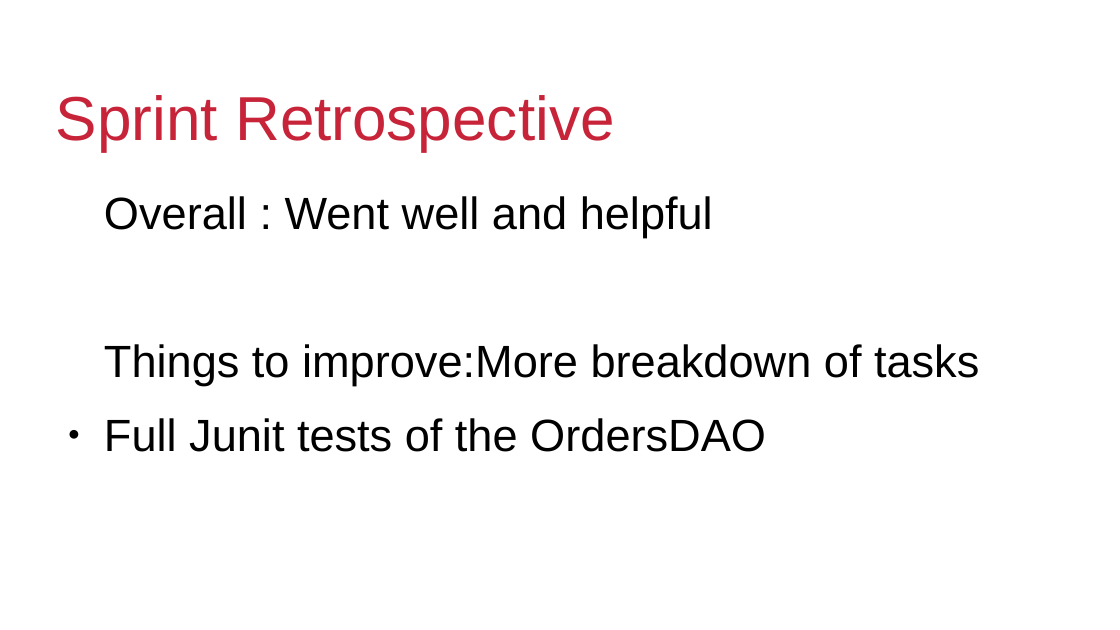
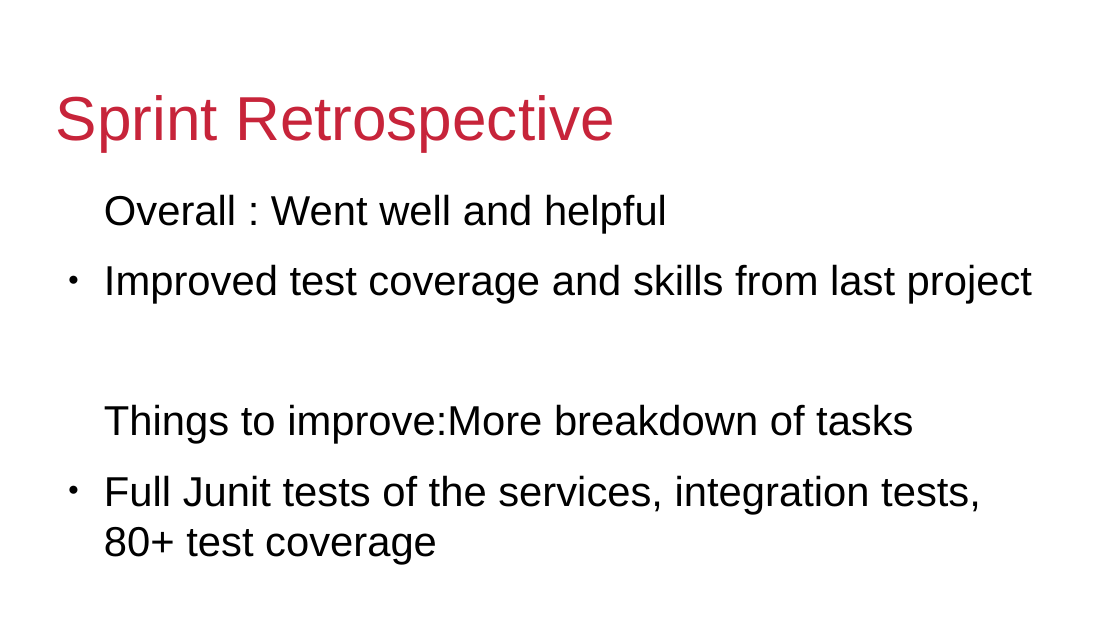
Before and after one commit to SehunB-QA/TDL-Assignment, a slide deck: slide 18 of TDL-Assignment-Documentation/Presentation/TDL Assignment Presentation.odp (slide 22 before the commit). Drawn at 1120x630 pixels with LibreOffice and Linux fonts; fonts in the diff are those of the drawing; background and template pictures are left out. Boxes give left, top, right and bottom in pixels: in the first picture for what was removed or moved away, otherwise in the second. Text is boxed around its words. In the diff, an @@ line names an element or a change of style, - is before the commit and + after.

```diff
--- a/TDL-Assignment-Documentation/Presentation/TDL Assignment Presentation.odp
+++ b/TDL-Assignment-Documentation/Presentation/TDL Assignment Presentation.odp
@@ text at (104,194,913,444): size 32 to 29.6 pt in "Overall : Went well and helpful", "Things to improve:More breakdown of tasks" @@
@@ text at (104,264,1032,304): paragraph added @@
+● Improved test coverage and skills from last project
@@ text at (104,475,981,514): text changed; size 32 to 29.6 pt @@
-● Full Junit tests of the OrdersDAO
+● Full Junit tests of the services, integration tests, 80+ test coverage
```
Also in this commit, not shown: 3 other slides changed, 5 slides added, 9 slides removed, 5 other files.
